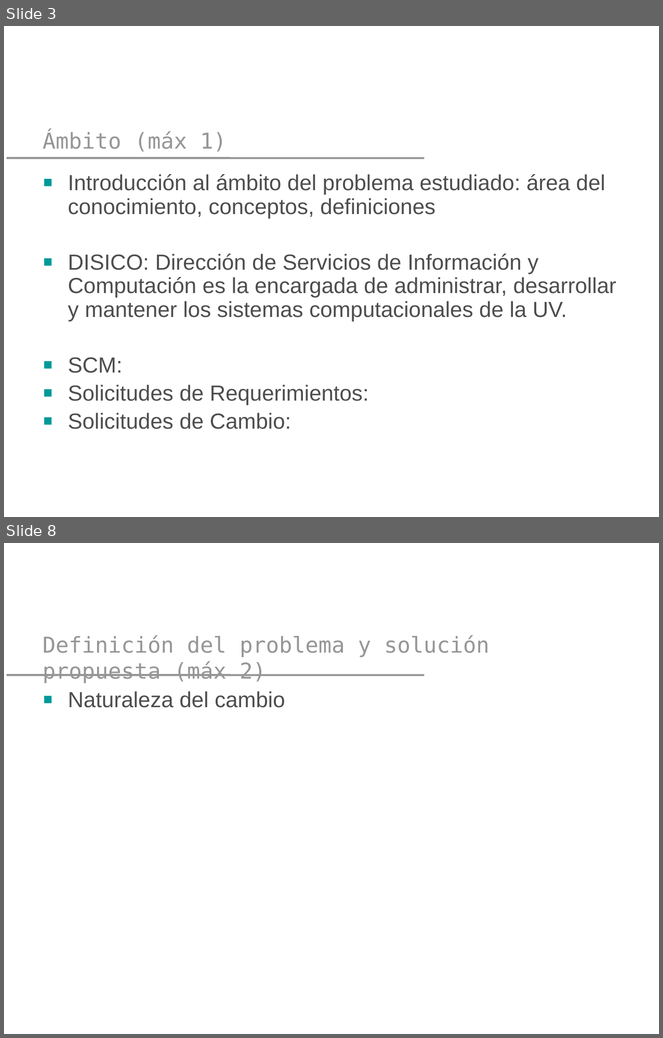
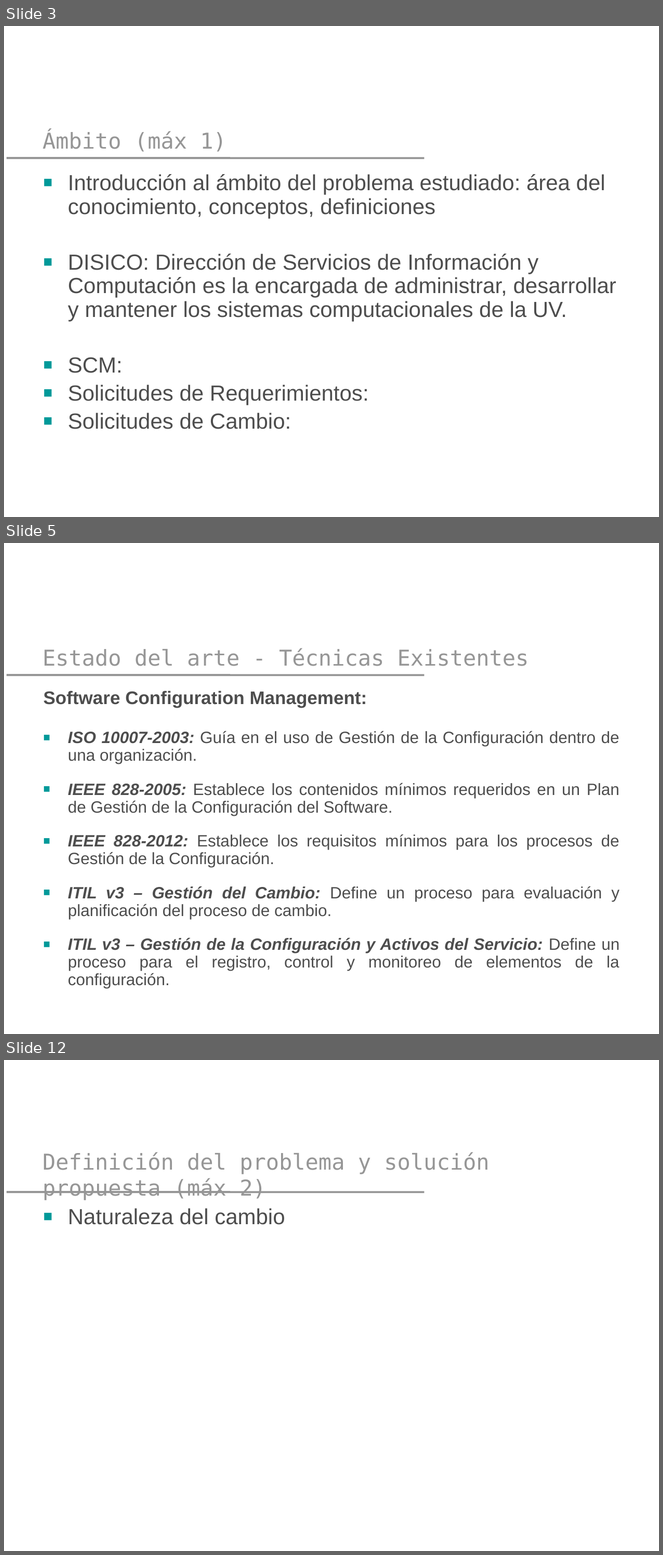
Before and after one commit to yano2h/TESIS, a slide deck: Presentaciones/Plantilla Pres 2_2012.pptx. Shown one above the other, each under a label of ours: slides 3 and 8 before the commit, slides 3, 5 and 12 after it; the slides between them are not shown. The pictures are 663x1038 and 663x1555 pixels, drawn with LibreOffice and Linux fonts; fonts in the diff are those of the drawing; background and template pictures are left out. Boxes give left, top, right and bottom in pixels: in the first picture for what was removed or moved away, otherwise in the second. Text is boxed around its words. In the diff, an @@ line names an element or a change of style, - is before the commit and + after.

```diff
--- a/Presentaciones/Plantilla Pres 2_2012.pptx
+++ b/Presentaciones/Plantilla Pres 2_2012.pptx
@@ slide 5 added at bbox=[4, 543, 659, 1034], background picture (left out); not listed: 1 template element that a slide beside it also shows @@
@@ title added at bbox=[42, 648, 529, 666], 24 pt, text #969696 @@
+Estado del arte - Técnicas Existentes
@@ text added at bbox=[44, 691, 620, 989], 18 pt, text #4D4D4D @@
+Software Configuration Management:
+■ ISO 10007-2003: Guía en el uso de Gestión de la Configuración dentro de una organización.
+■ IEEE 828-2005: Establece los contenidos mínimos requeridos en un Plan de Gestión de la Configuración del Software.
+■ IEEE 828-2012: Establece los requisitos mínimos para los procesos de Gestión de la Configuración.
+■ ITIL v3 – Gestión del Cambio: Define un proceso para evaluación y planificación del proceso de cambio.
+■ ITIL v3 – Gestión de la Configuración y Activos del Servicio: Define un proceso para el registro, control y monitoreo de elementos de la configuración.
@@ what was slide 8 is now slide 12 @@
```
Also in this commit, not shown: 12 slides changed, 7 other slides added, 4 slides removed.
